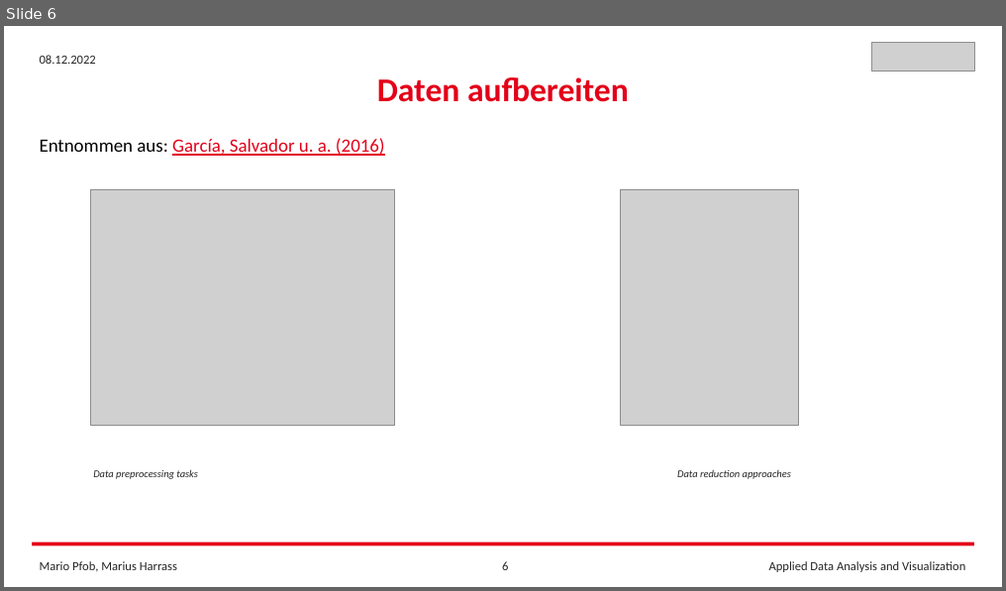
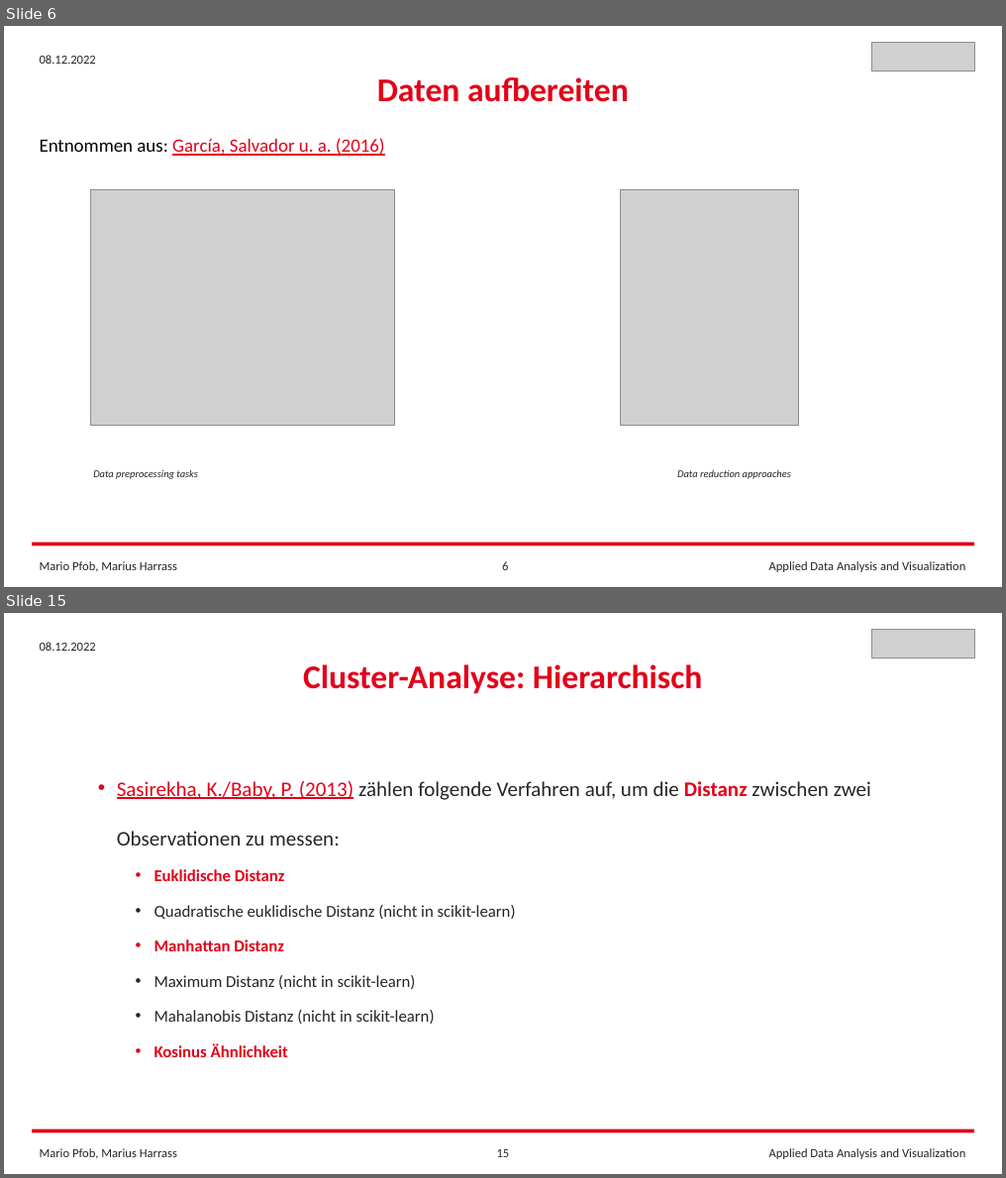
Before and after one commit to FrankCastlepancakes/ClusteringScikitLearn, a slide deck: Clustering_Scikit_Learn.pptx. Shown one above the other, each under a label of ours: slide 6 before the commit, slides 6 and 15 after it; the slides between them are not shown. The pictures are 1006x591 and 1006x1178 pixels, drawn with LibreOffice and Linux fonts; fonts in the diff are those of the drawing; grey boxes stand for pictures. Boxes give left, top, right and bottom in pixels: in the first picture for what was removed or moved away, otherwise in the second. Text is boxed around its words. In the diff, an @@ line names an element or a change of style, - is before the commit and + after.

```diff
--- a/Clustering_Scikit_Learn.pptx
+++ b/Clustering_Scikit_Learn.pptx
@@ slide 15 added at <box>4,613,1002,1174</box>, background #FFFFFF @@
@@ text added at <box>40,642,96,651</box>, 12 pt, text #262626 @@
+08.12.2022
@@ picture added at <box>872,630,975,658</box> @@
@@ text added at <box>303,664,702,694</box>, 32 pt, text #E30019, bold @@
+Cluster-Analyse: Hierarchisch
@@ text added at <box>117,781,871,1058</box>, 16 pt, text #262626 @@
+• Sasirekha, K./Baby, P. (2013) zählen folgende Verfahren auf, um die Distanz zwischen zwei Observationen zu messen:
+  • Euklidische Distanz
+  • Quadratische euklidische Distanz (nicht in scikit-learn)
+  • Manhattan Distanz
+  • Maximum Distanz (nicht in scikit-learn)
+  • Mahalanobis Distanz (nicht in scikit-learn)
+  • Kosinus Ähnlichkeit
@@ rectangle added at <box>32,1130,974,1134</box>, fill #E30019 @@
@@ text added at <box>40,1149,177,1159</box>, 12 pt, text #262626 @@
+Mario Pfob, Marius Harrass
@@ page number added at <box>497,1150,510,1157</box>, 12 pt, text #262626 @@
+15
@@ text added at <box>769,1149,965,1159</box>, 12 pt, text #262626 @@
+Applied Data Analysis and Visualization
```
Also in this commit, not shown: 7 slides changed, 8 other slides added, 2 other files.
